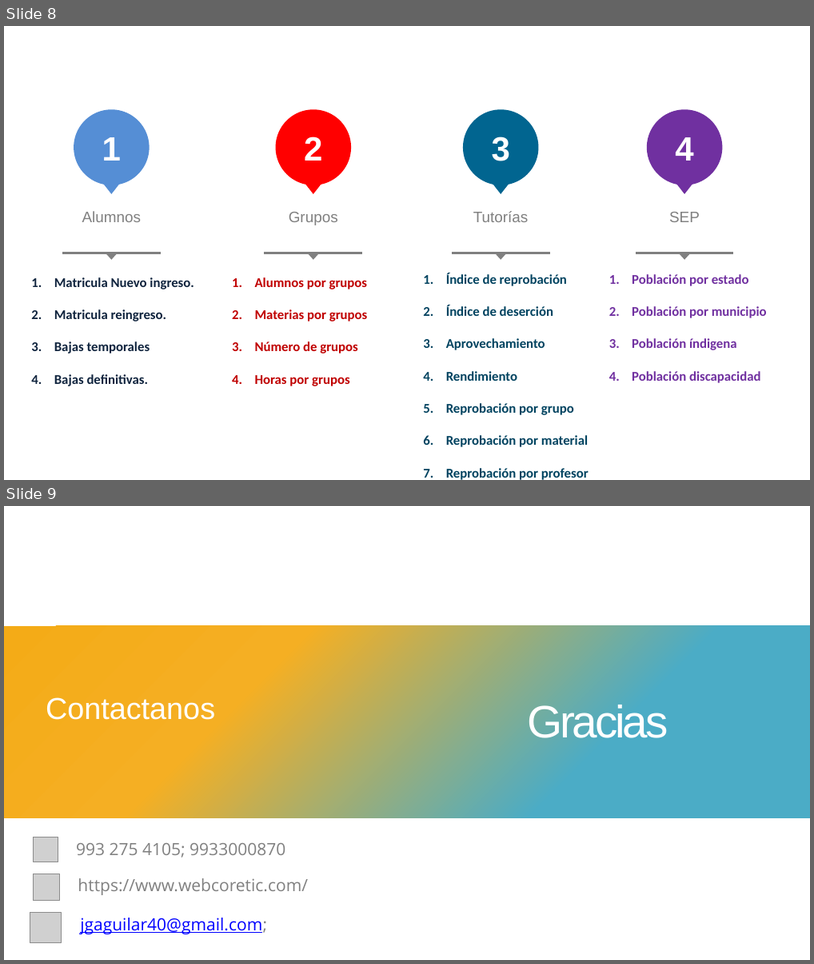
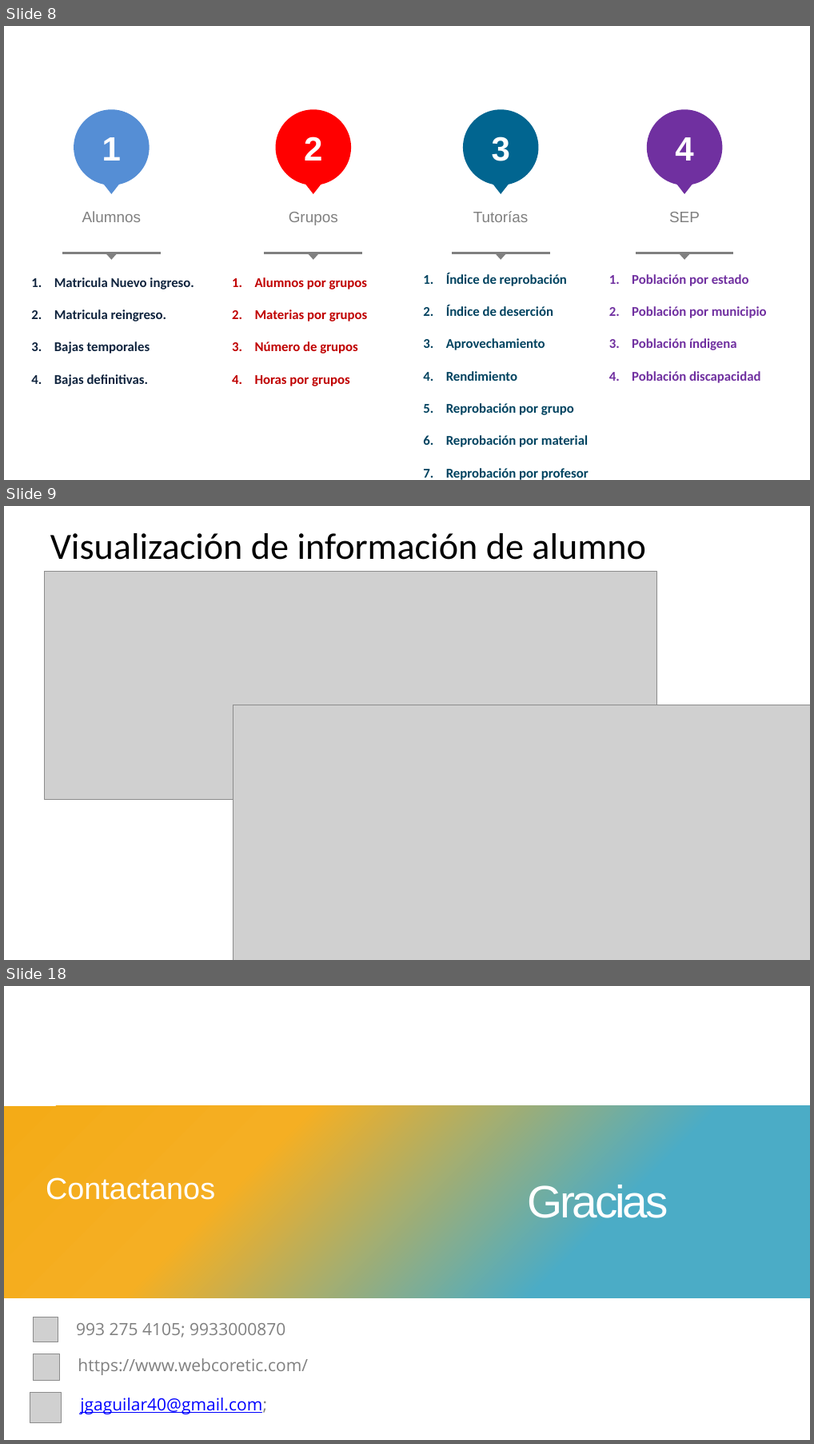
Before and after one commit to joselupe2002/siae, a slide deck: Manual/Presentación.pptx. Shown one above the other, each under a label of ours: slides 8 and 9 before the commit, slides 8, 9 and 18 after it; the slides between them are not shown. The pictures are 814x964 and 814x1444 pixels, drawn with LibreOffice and Linux fonts; fonts in the diff are those of the drawing; grey boxes stand for pictures. Boxes give left, top, right and bottom in pixels: in the first picture for what was removed or moved away, otherwise in the second. Text is boxed around its words. In the diff, an @@ line names an element or a change of style, - is before the commit and + after.

```diff
--- a/Manual/Presentación.pptx
+++ b/Manual/Presentación.pptx
@@ slide 9 added at [4,506,810,960], background #FFFFFF @@
@@ text added at [50,533,646,560], 44 pt, text #000000 @@
+Visualización de información de alumno
@@ picture added at [45,572,658,799] @@
@@ picture added at [234,705,810,960] @@
@@ what was slide 9 is now slide 18 @@
```
Also in this commit, not shown: 8 other slides added, 5 other files.
